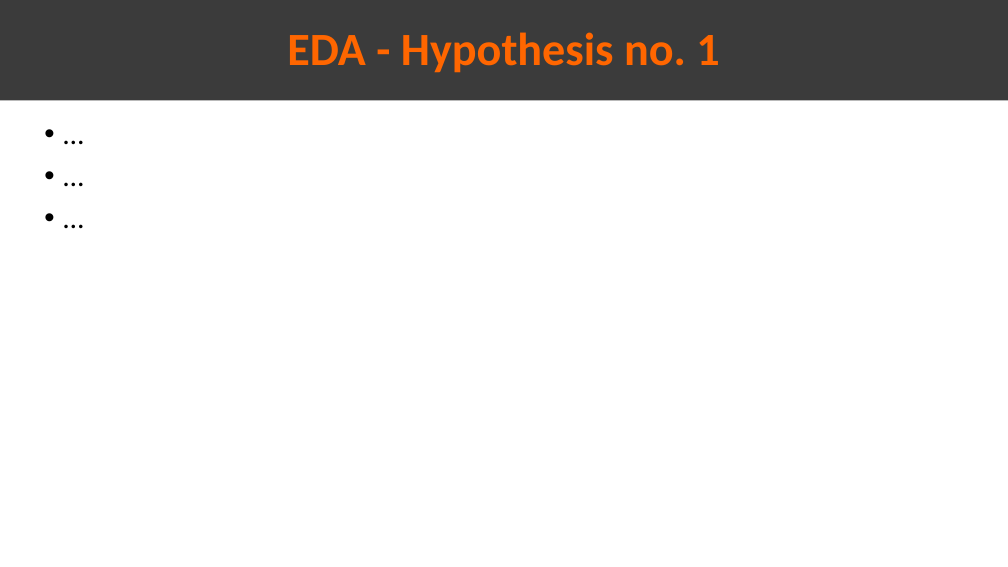
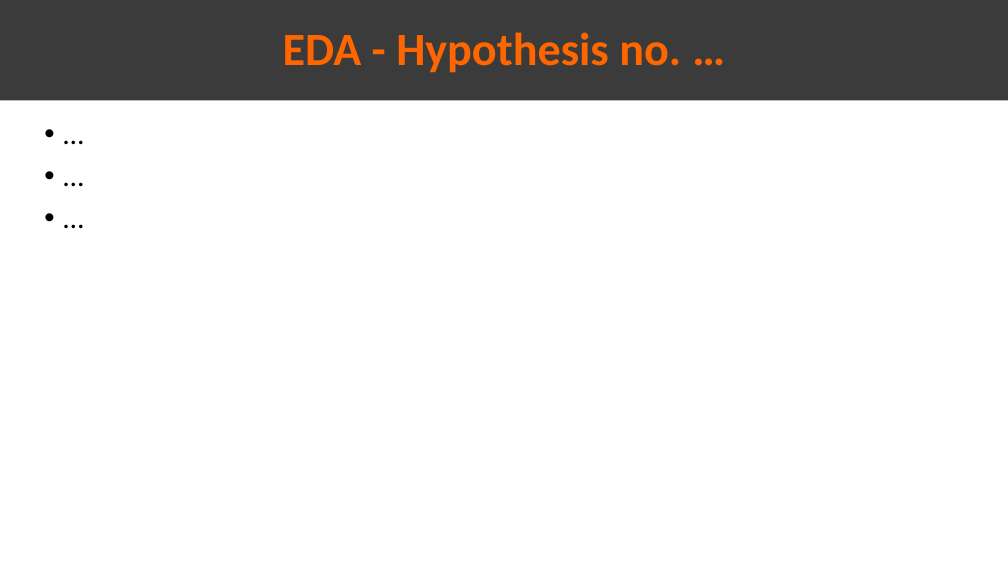
Before and after one commit to Omar-Safwat/HealthCare_project, a slide deck: slide 9 of Week_11/Presentation_EDA.pptx (slide 8 before the commit). Drawn at 1008x567 pixels with LibreOffice and Linux fonts; fonts in the diff are those of the drawing. Boxes give left, top, right and bottom in pixels: in the first picture for what was removed or moved away, otherwise in the second. Text is boxed around its words. In the diff, an @@ line names an element or a change of style, - is before the commit and + after.

```diff
--- a/Week_11/Presentation_EDA.pptx
+++ b/Week_11/Presentation_EDA.pptx
@@ text in rectangle at (283, 32, 681, 73): text changed @@
-EDA - Hypothesis no. 1
+EDA - Hypothesis no. …
```
Also in this commit, not shown: 3 other slides changed, 1 slide added, 6 other files.
